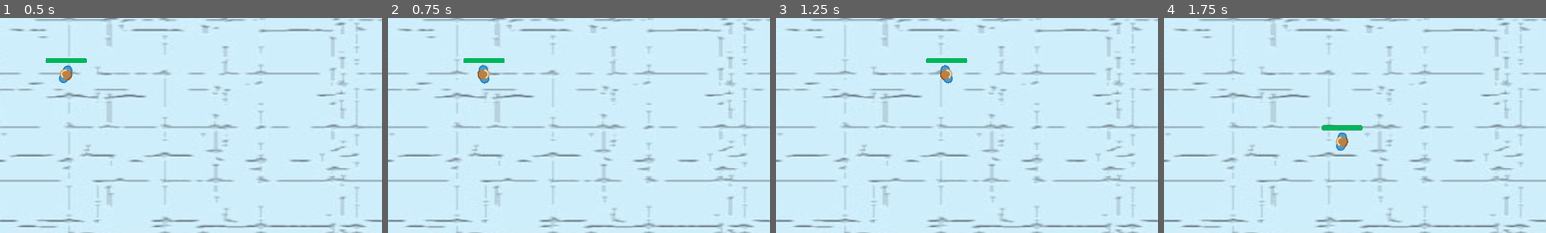
Above: before the commit, frames 1-4 (left to right).
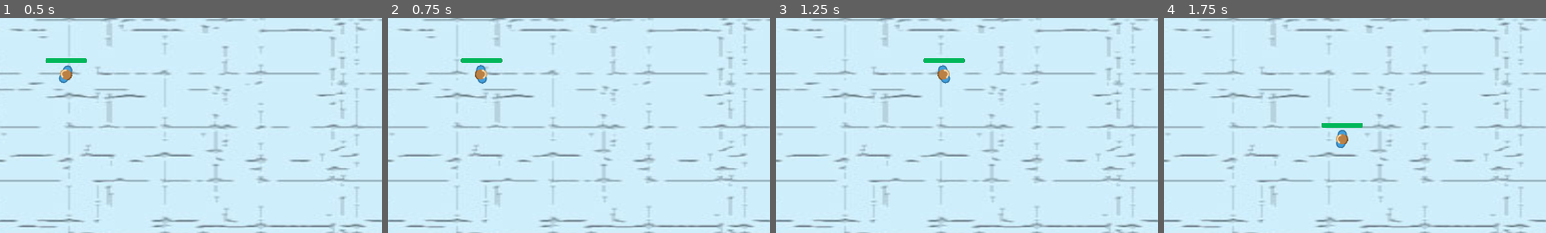
Above: after the commit, the same moments.

Repository: GDTV-Game-Jam-2024/GDTV
Game: Godot game, scene res://Scenes/game.tscn
Same seed, same stepped clock (60 frames per second), same inputs: the game is played once before the commit and once after it.
Inputs (mouse positions are % of the whole screen's width and height, from its top left):
- Up to frame 1 (0.5 s): no input
- Up to frame 2 (0.75 s): tap Enter at 0.5 s; move the mouse to (72, 45) at 0.52 s; hold Right (ui_right) from 0.53 s (still down)
- Up to frame 3 (1.25 s): keep holding Right (ui_right)
- Up to frame 4 (1.75 s): move the mouse to (30, 55) at 1.27 s; release Right (ui_right) at 1.28 s; hold Down (ui_down) from 1.28 s (still down)
The pictures show only the part of the screen within x 41-91%, y 37-87%; the shares and areas given below are measured in that part.

Frame 1 is identical in both runs. In frame 2, 0.3% of the frame differs, in the area x 19-31%, y 18-31%; in frame 3, 0.2%; in frame 4, 0.5%, in the area x 41-52%, y 48-62%.

Commit message:
Update player.gd
Moved player movement to _physics_process

Diff:
--- a/Scripts/player.gd
+++ b/Scripts/player.gd
@@ -5,26 +5,31 @@
 @export var health_current = 100
 @export var isAlive = true
 
+var move_vector
 
 # Called when the node enters the scene tree for the first time.
 func _ready():
 	# initialize at center of screen
 	position = Vector2(640,360)
+	move_vector=Input.get_vector("ui_left","ui_right","ui_up","ui_down")
 
 
 # Called every frame. 'delta' is the elapsed time since the previous frame.
 func _process(delta):
+	# receive move input
+	move_vector=Input.get_vector("ui_left","ui_right","ui_up","ui_down")
+
 	if isAlive:
-		# movement
-		var move_vector=Input.get_vector("ui_left","ui_right","ui_up","ui_down")
-		position += move_vector.normalized()*speed*delta
-
 		# sprite faces cursor
 		var angle = (get_viewport().get_mouse_position()-position).angle()
 		$Player_sprite.set_rotation(angle)
 	else:
 		kill()
 
+func _physics_process(delta):
+	if isAlive:
+		# movement
+		position += move_vector.normalized()*speed*delta
 
 # Reduce health
 func damage(amount):
